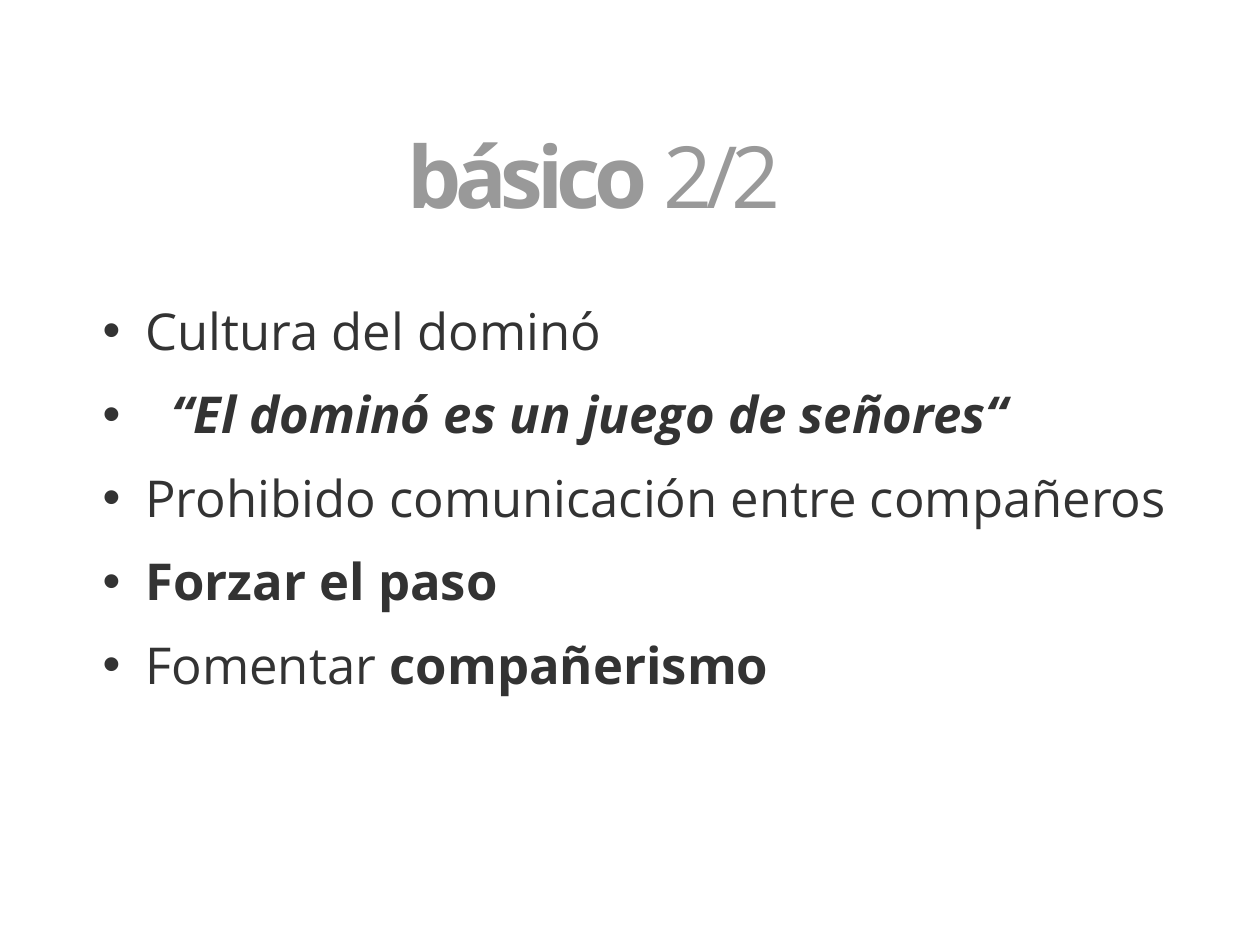
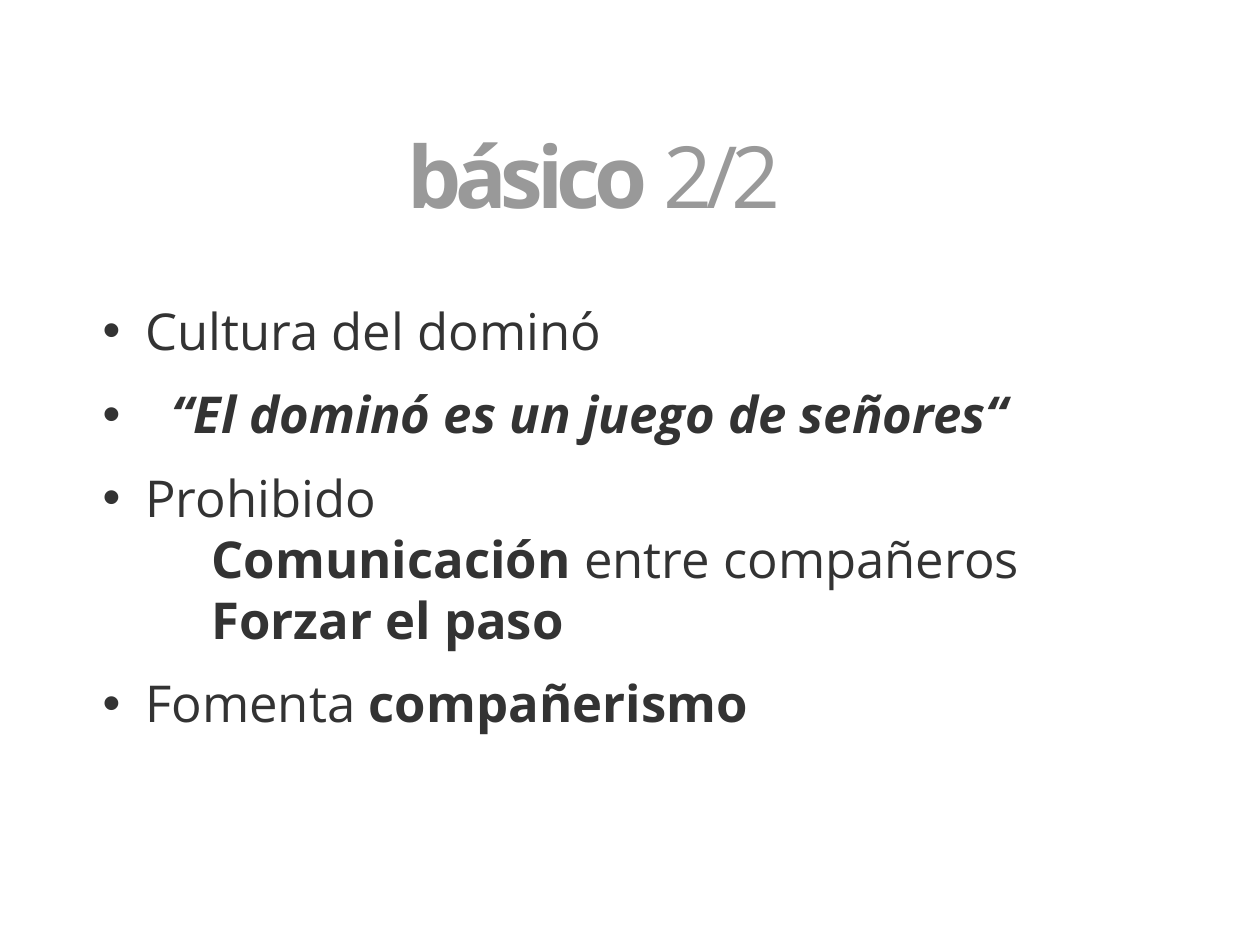
Before and after one commit to 3oheme/dominous, a slide deck: slide 8 of docs/presentacion/presentacion.odp. Drawn at 1260x945 pixels with LibreOffice and Linux fonts; fonts in the diff are those of the drawing; background and template pictures are left out. Boxes give left, top, right and bottom in pixels: in the first picture for what was removed or moved away, otherwise in the second. Text is boxed around its words. In the diff, an @@ line names an element or a change of style, - is before the commit and + after.

```diff
--- a/docs/presentacion/presentacion.odp
+++ b/docs/presentacion/presentacion.odp
@@ text at box(145, 478, 1019, 735): text changed; bold on @@
-• Prohibido comunicación entre compañeros
-• Forzar el paso
-          • Fomentar compañerismo
+• Prohibido
+  Comunicación entre compañeros
+  Forzar el paso
+          • Fomenta compañerismo
```
Also in this commit, not shown: 8 other slides changed, 4 slides added, 8 slides removed, 2 other files.
